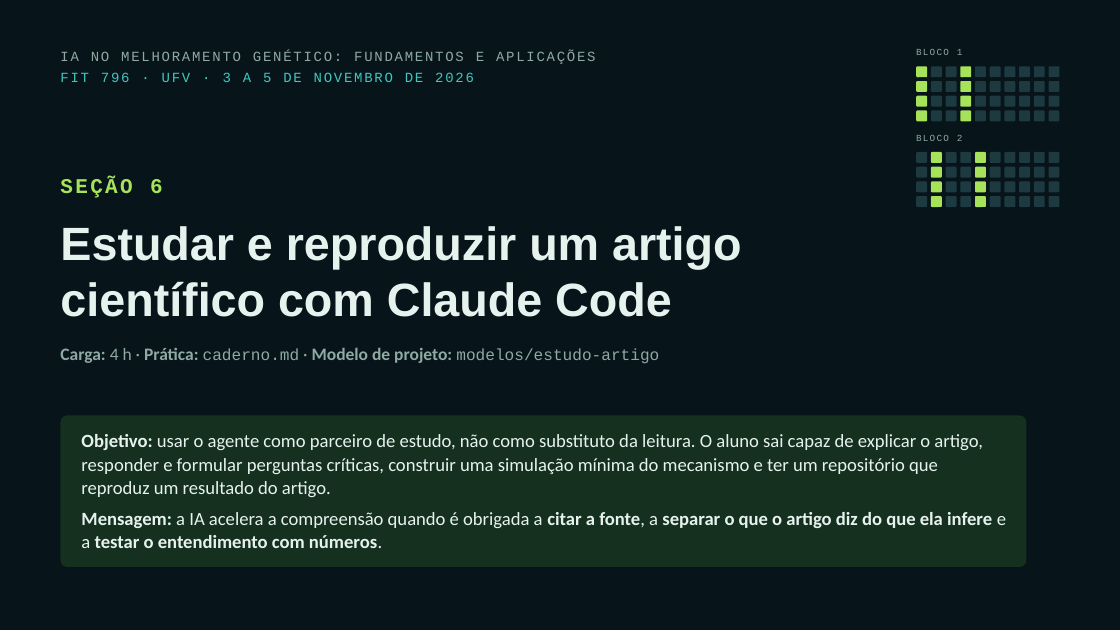
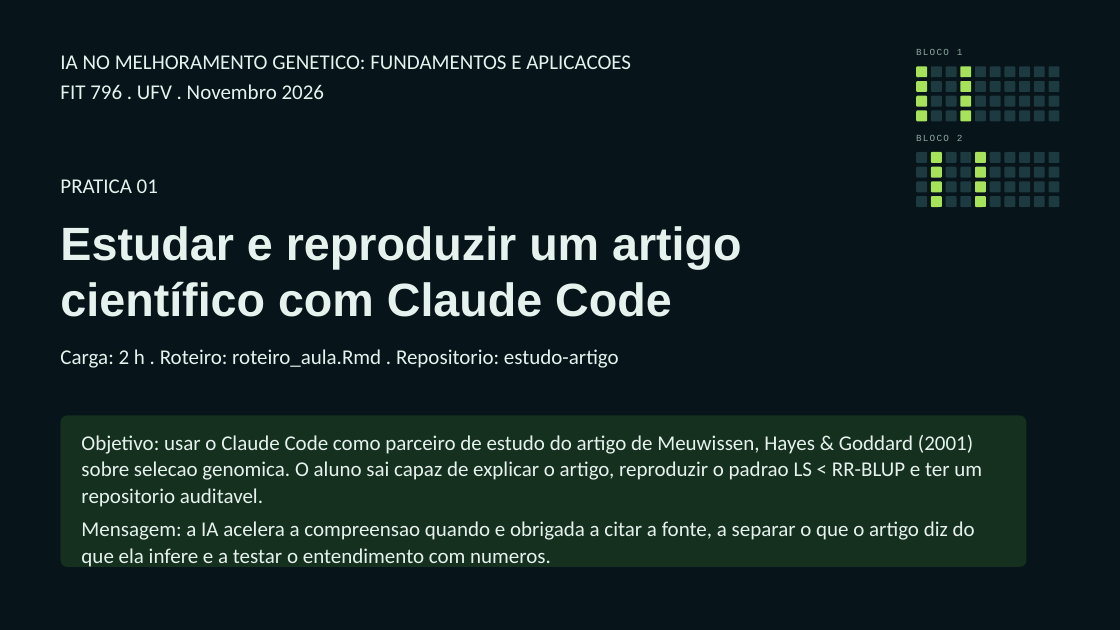
Before and after one commit to Bayer-Group/course-AI-UFV, a slide deck: slide 1 of 8. IA Generativa e Modelos de Linguagem na Pesquisa Científica_Eder_Kaique/Pratica_01_Eder/Estudar e reproduzir um artigo científico com Claude Code.pptx. Drawn at 1120x630 pixels with LibreOffice and Linux fonts; fonts in the diff are those of the drawing. Boxes give left, top, right and bottom in pixels: in the first picture for what was removed or moved away, otherwise in the second. Text is boxed around its words. In the diff, an @@ line names an element or a change of style, - is before the commit and + after.

```diff
--- a/8. IA Generativa e Modelos de Linguagem na Pesquisa Científica_Eder_Kaique/Pratica_01_Eder/Estudar e reproduzir um artigo científico com Claude Code.pptx
+++ b/8. IA Generativa e Modelos de Linguagem na Pesquisa Científica_Eder_Kaique/Pratica_01_Eder/Estudar e reproduzir um artigo científico com Claude Code.pptx
@@ text at [60,55,631,99]: text changed; size 12 to 18 pt; font Courier New to Calibri; text colour #8FA9A3 to #E6F2EE @@
-IA NO MELHORAMENTO GENÉTICO: FUNDAMENTOS E APLICAÇÕES
-FIT 796 · UFV · 3 A 5 DE NOVEMBRO DE 2026
+IA NO MELHORAMENTO GENETICO: FUNDAMENTOS E APLICACOES
+FIT 796 . UFV . Novembro 2026
@@ text at [60,179,158,193]: text changed; font Courier New to Calibri; text colour #A6E35A to #E6F2EE; bold off @@
-SEÇÃO 6
+PRATICA 01
@@ text at [60,349,619,368]: text changed; size 15 to 18 pt; text colour #8FA9A3 to #E6F2EE @@
-Carga: 4 h · Prática: caderno.md · Modelo de projeto: modelos/estudo-artigo
+Carga: 2 h . Roteiro: roteiro_aula.Rmd . Repositorio: estudo-artigo
@@ text at [81,435,982,567]: text changed; size 16 to 18 pt @@
-Objetivo: usar o agente como parceiro de estudo, não como substituto da leitura. O aluno sai capaz de explicar o artigo, responder e formular perguntas críticas, construir uma simulação mínima do mecanismo e ter um repositório que reproduz um resultado do artigo.
-Mensagem: a IA acelera a compreensão quando é obrigada a citar a fonte, a separar o que o artigo diz do que ela infere e a testar o entendimento com números.
+Objetivo: usar o Claude Code como parceiro de estudo do artigo de Meuwissen, Hayes & Goddard (2001) sobre selecao genomica. O aluno sai capaz de explicar o artigo, reproduzir o padrao LS < RR-BLUP e ter um repositorio auditavel.
+Mensagem: a IA acelera a compreensao quando e obrigada a citar a fonte, a separar o que o artigo diz do que ela infere e a testar o entendimento com numeros.
```
Also in this commit, not shown: 21 other slides changed, 5 slides added, 6 slides removed, 13 other files.
